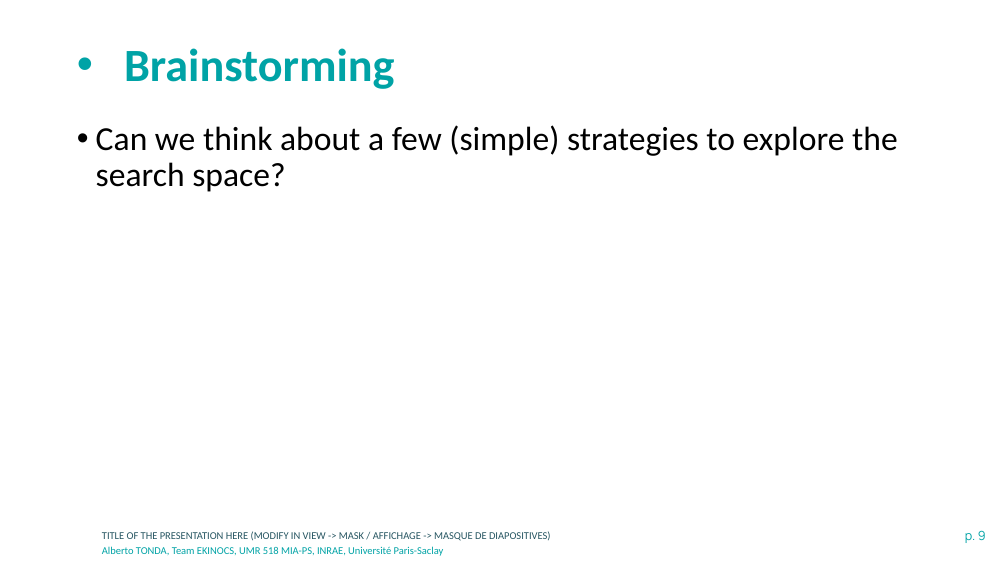
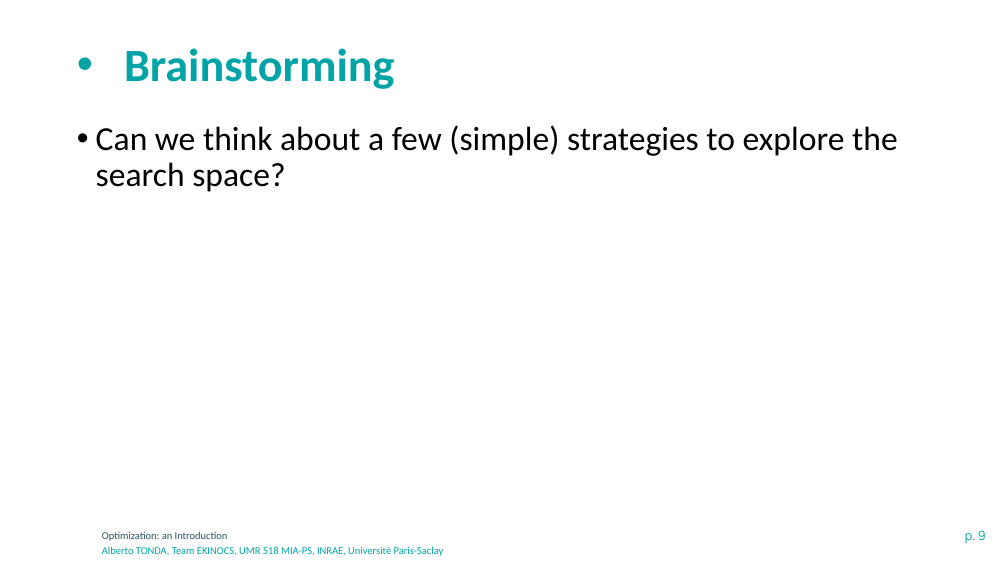
Before and after one commit to albertotonda/teaching, a slide deck: slide 9 of optimization-methods-for-artificial-intelligence/optimization-introduction.pptx. Drawn at 1008x567 pixels with LibreOffice and Linux fonts; fonts in the diff are those of the drawing; background and template pictures are left out. Boxes give left, top, right and bottom in pixels: in the first picture for what was removed or moved away, otherwise in the second. Text is boxed around its words. In the diff, an @@ line names an element or a change of style, - is before the commit and + after.

```diff
--- a/optimization-methods-for-artificial-intelligence/optimization-introduction.pptx
+++ b/optimization-methods-for-artificial-intelligence/optimization-introduction.pptx
@@ text at [102,531,228,541]: text changed @@
-TITLE OF THE PRESENTATION HERE (MODIFY IN VIEW -> MASK / AFFICHAGE -> MASQUE DE DIAPOSITIVES)
+Optimization: an Introduction
```
Also in this commit, not shown: 11 other slides changed, 5 slides added, 2 other files.
